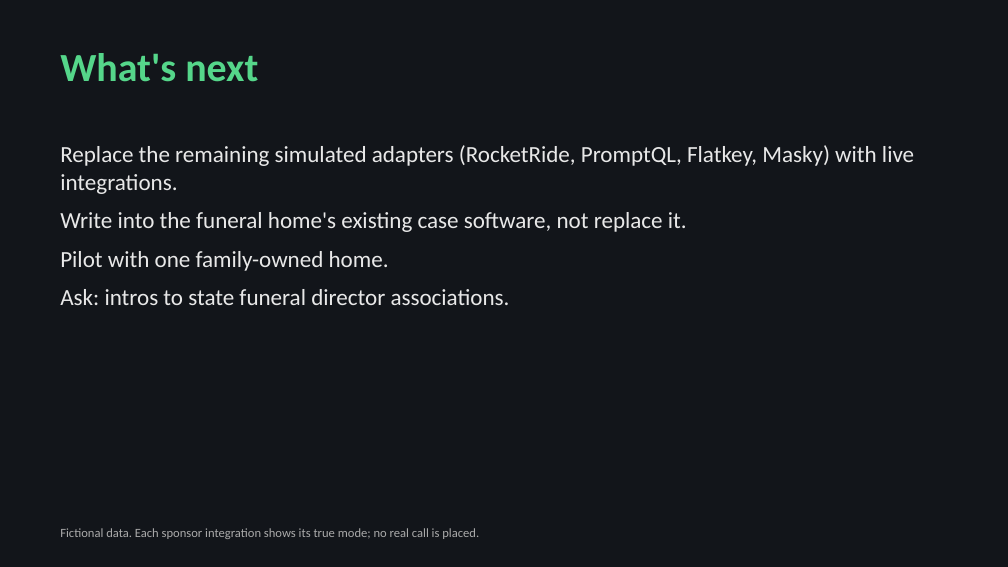
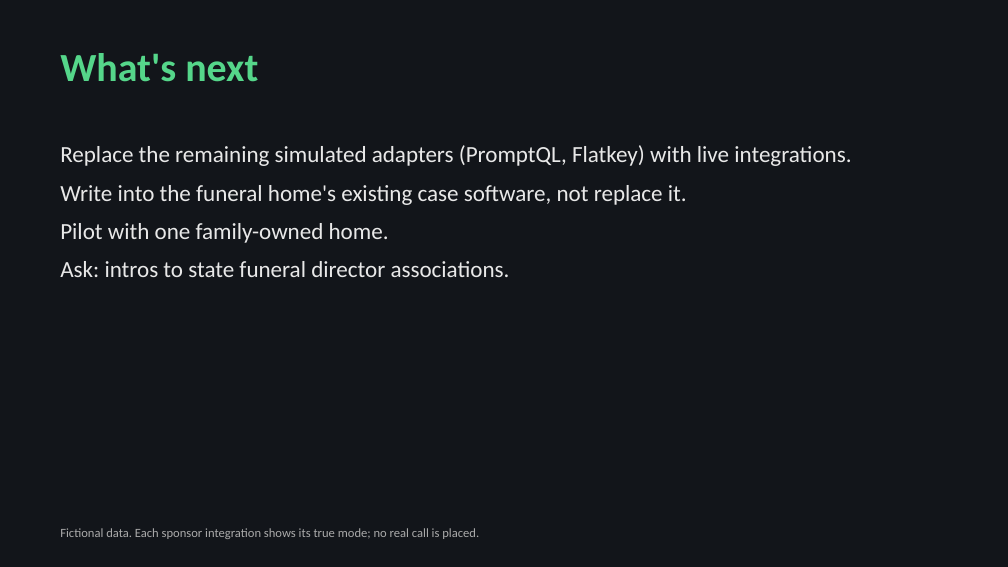
Before and after one commit to donaldc11/vigil-ai-night-staff, a slide deck: slide 8 of Vigil_deck.pptx. Drawn at 1008x567 pixels with LibreOffice and Linux fonts; fonts in the diff are those of the drawing. Boxes give left, top, right and bottom in pixels: in the first picture for what was removed or moved away, otherwise in the second. Text is boxed around its words. In the diff, an @@ line names an element or a change of style, - is before the commit and + after.

Commit message:
Verify RocketRide and Masky sponsor integrations

```diff
--- a/Vigil_deck.pptx
+++ b/Vigil_deck.pptx
@@ text at (60, 145, 851, 166): text changed @@
-Replace the remaining simulated adapters (RocketRide, PromptQL, Flatkey, Masky) with live integrations.
+Replace the remaining simulated adapters (PromptQL, Flatkey) with live integrations.
```
Also in this commit, not shown: 1 other slide changed, 13 other files.
